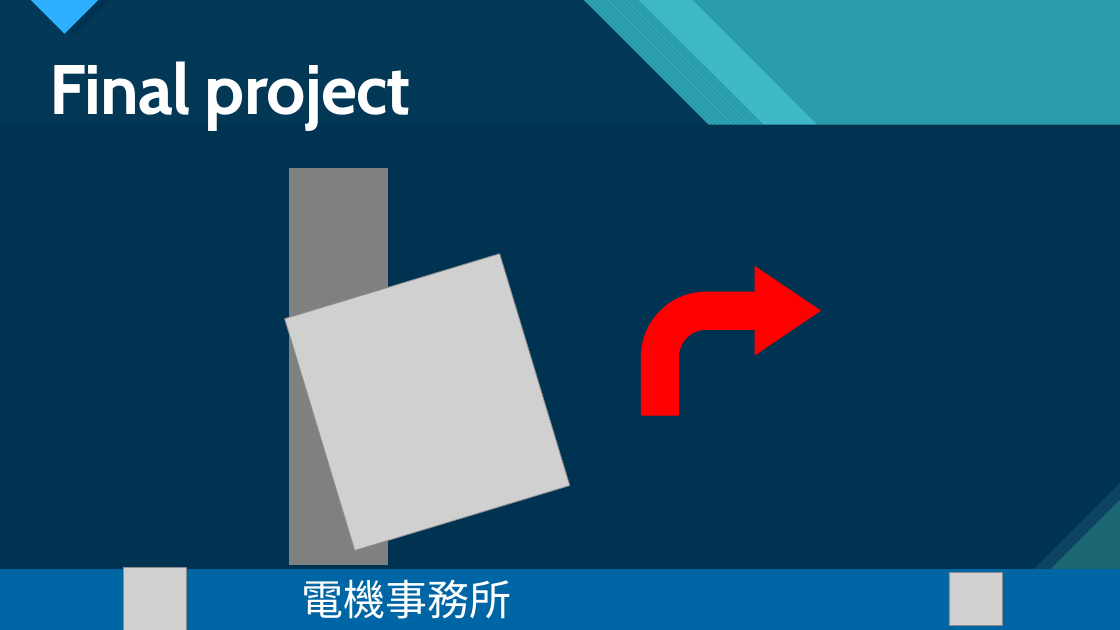
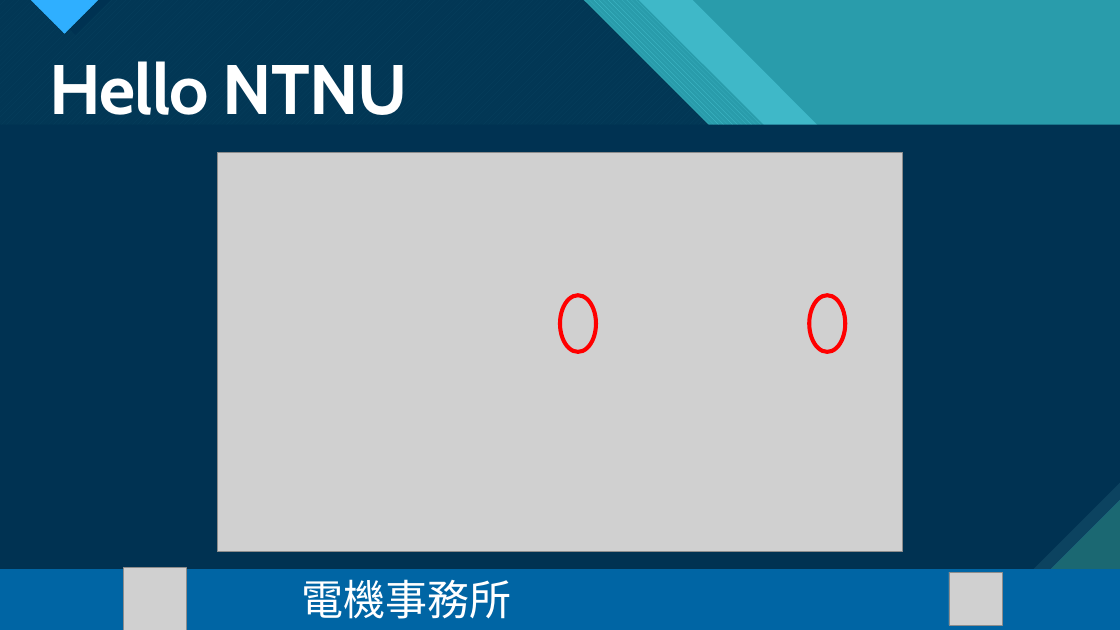
Before and after one commit to Harrysome/2022-NTNU-EEcamp, a slide deck: slide 14 of PPT/機器人動起來 day3.pptx (slide 28 before the commit). Drawn at 1120x630 pixels with LibreOffice and Linux fonts; fonts in the diff are those of the drawing; grey boxes stand for pictures. Boxes give left, top, right and bottom in pixels: in the first picture for what was removed or moved away, otherwise in the second. Text is boxed around its words. In the diff, an @@ line names an element or a change of style, - is before the commit and + after.

```diff
--- a/PPT/機器人動起來 day3.pptx
+++ b/PPT/機器人動起來 day3.pptx
@@ title at <box>49,61,409,115</box>: text changed @@
-Final project
+Hello NTNU
@@ picture added at <box>218,152,903,552</box> @@
@@ group removed at <box>293,168,385,565</box>: 20 lines @@
@@ picture removed at <box>285,254,570,551</box> @@
@@ bent arrow removed at <box>642,267,821,415</box> @@
@@ ellipse added at <box>560,295,597,351</box>, outline #FF0000 3.5 pt @@
@@ ellipse added at <box>809,295,845,351</box>, outline #FF0000 3.5 pt @@
```
Also in this commit, not shown: 21 other slides changed, 29 slides added, 11 slides removed, 3 other files.
